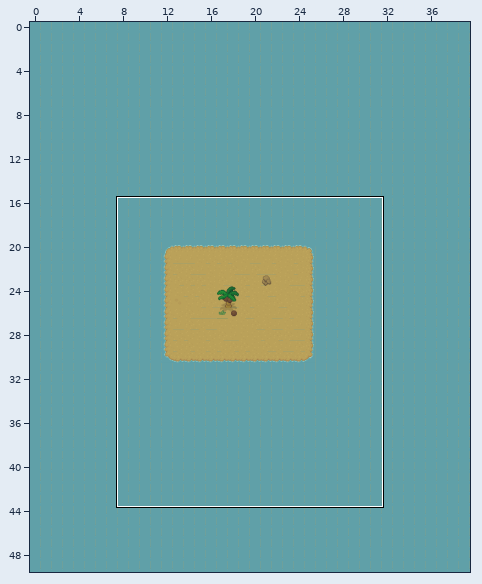
Tiled map: assets/maps/main_Map.tmx. Above: a wide view before the commit, with the close-up outlined.
Close-up. The starting point:
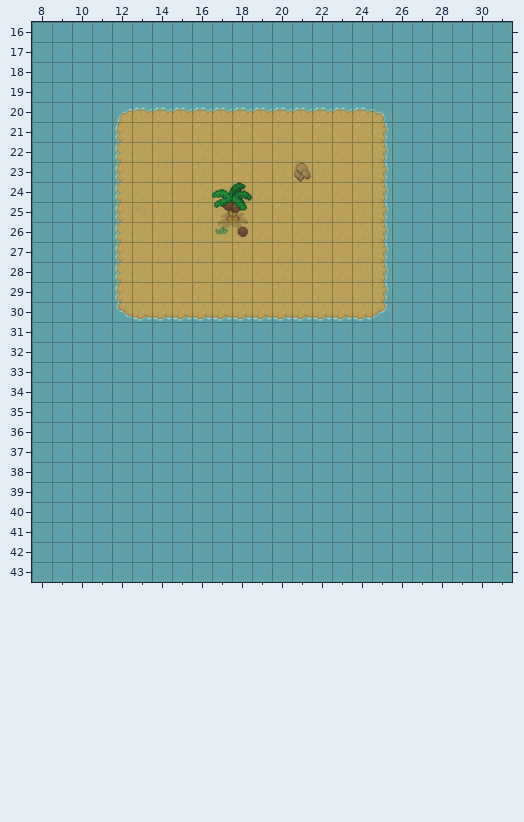
Cells are 32x32 px. Shown: x 8..31, y 16..43.
Now the later version:
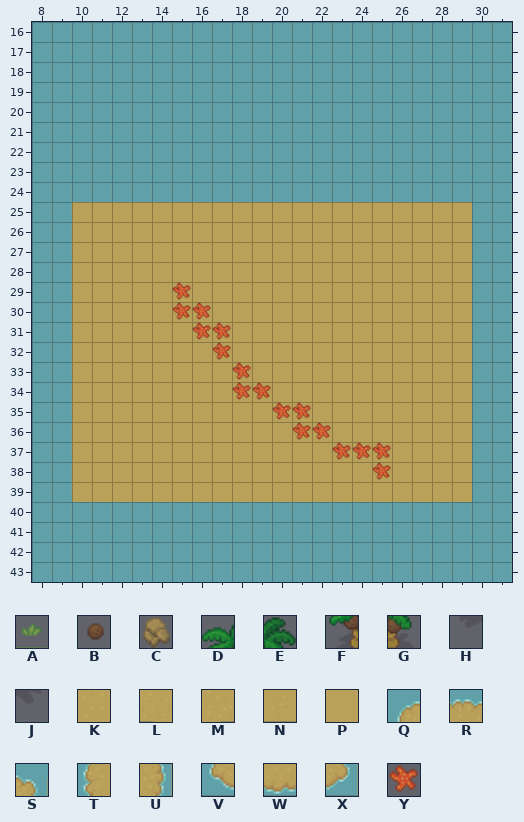
Key: from "beach_Tiles": A 5, B 73, C 75, D 127, E 128, F 155, G 156, H 183, J 184, K 257, L 258, M 259, N 260, P 281, Q 336, R 337, S 338, T 364, U 366, V 392, W 393, X 394; from "shells_Tiles": Y 3.
_ is an empty cell, . an unchanged one.
Changes in this commit:
--- layer "Sand"
@@ x 10..29 @@
-20 ..QRRRRRRRRRRRRS....
-21 ..TNNKLLLKNKLKLU....
-22 ..TLMNKKMNMNLKLU....
-23 ..TMMMKMLMKLKMNU....
-24 ..TKLLKKMMKMLKMU....
-25 __T..MMLN.L.ML.U____
-26 __TLMNNNKML.NM.U____
-27 __TNMLN...MLN.NU____
-28 __TLL.LMN..LMMNU____
-29 __TLMKLLMM.MLNMU____
-30 __VWWWWWWWWWWWWX____
-31 ____________________
-32 ____________________
-33 ____________________
-34 ____________________
-35 ____________________
-36 ____________________
-37 ____________________
-38 ____________________
-39 ____________________
+20 ..______________....
+21 ..______________....
+22 ..______________....
+23 ..______________....
+24 ..______________....
+25 PPP..PPPP.P.PP.PPPPP
+26 PPPPPPPPPPP.PP.PPPPP
+27 PPPPPPP...PPP.PPPPPP
+28 PPPPP.PPP..PPPPPPPPP
+29 PPPPPPPPPP.PPPPPPPPP
+30 PPPPPPPPPPPPPPPPPPPP
+31 PPPPPPPPPPPPPPPPPPPP
+32 PPPPPPPPPPPPPPPPPPPP
+33 PPPPPPPPPPPPPPPPPPPP
+34 PPPPPPPPPPPPPPPPPPPP
+35 PPPPPPPPPPPPPPPPPPPP
+36 PPPPPPPPPPPPPPPPPPPP
+37 PPPPPPPPPPPPPPPPPPPP
+38 PPPPPPPPPPPPPPPPPPPP
+39 PPPPPPPPPPPPPPPPPPPP
--- layer "Trees"
@@ x 17..18 @@
-24 DE
-25 FG
-26 HJ
+24 __
+25 __
+26 __
--- layer "Forage"
@@ x 21..21 @@
-23 C
+23 _
@@ x 17..18 @@
-26 AB
+26 __
@@ x 15..25 @@
-29 _..........
-30 __.........
-31 .__........
-32 .._........
-33 ..._.......
-34 ...__......
-35 .....__....
-36 ......__...
-37 ........___
-38 .........._
+29 Y..........
+30 YY.........
+31 .YY........
+32 ..Y........
+33 ...Y.......
+34 ...YY......
+35 .....YY....
+36 ......YY...
+37 ........YYY
+38 ..........Y
Changed places in both close-ups, as pixel boxes (x1, y1, x2, y2):
changed: (72, 102, 472, 502)
